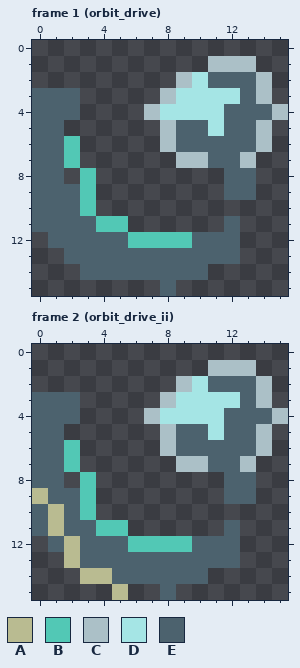
Two states of a pixel-art file, assets/source-art/power_identity_002c5/orbit_drive_icons.aseprite. The picture above was drawn from the file before the commit.
16x16 pixels, 2 frames. Shown: frame 1 (orbit_drive), frame 2 (orbit_drive_ii).
Visible layers, top first: "02 identifying action and negative space", "01 compact mechanical silhouette".
Palette (. is transparent): A #b9bb91  B #52c8b5  C #abc0c7  D #a5e5e5  E #4c626e
Pixels before, frame 1 (orbit_drive), first column x 0:
 1 ...........CCC..
 2 .........CDEEEC.
 3 EEE.....CDDDDEC.
 4 EEE....CDDDDEEEC
 5 EE......CEEDEEC.
 6 EEB.....CEEEEEC.
 7 EEB......CCEEC..
 8 EE.B........EE..
 9 EEEB........EE..
10 EEEB............
11 EEEEBB......E...
12 .EEEEEBBBBEEE...
13 ..EEEEEEEEEEE...
14 ...EEEEEEEE.....
15 ........E.......
Pixels before, frame 2 (orbit_drive_ii), first column x 0:
 1 ...........CCC..
 2 .........CDEEEC.
 3 EEE.....CDDDDEC.
 4 EEE....CDDDDEEEC
 5 EE......CEEDEEC.
 6 EEB.....CEEEEEC.
 7 EEB......CCEEC..
 8 EE.B........EE..
 9 AEEB........EE..
10 EAEB............
11 EAEEBB......E...
12 .EAEEEBBBBEEE...
13 ..AEEEEEEEEEE...
14 ...AAEEEEEE.....
15 .....A..E.......
New version:
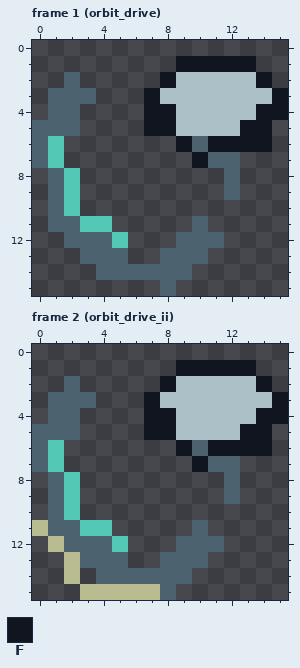
Colours new in this view: F #10151f
From old to new:
Changed rows in their new state; - is an unchanged pixel.
Frame 1 (orbit_drive), layers "02 identifying action and negative space", "01 compact mechanical silhouette":
first column x 0:
 1 ---------FFFFF--
 2 --E-----F-CCCCF-
 3 .--E---F-CCCCC-F
 4 .------FFCCCCCFF
 5 --E----FFCCCCFF-
 6 -B.-----.F-FFFF-
 7 -B.------.F--.--
 8 .-B.---------.--
 9 .-B.---------.--
10 .-B.------------
11 .--B-.----E-.---
12 -.---B...E--.---
13 --.---..---..---
14 ---.------.-----
Frame 2 (orbit_drive_ii), layers "02 identifying action and negative space", "01 compact mechanical silhouette":
first column x 0:
 1 ---------FFFFF--
 2 --E-----F-CCCCF-
 3 .--E---F-CCCCC-F
 4 .------FFCCCCCFF
 5 --E----FFCCCCFF-
 6 -B.-----.F-FFFF-
 7 -B.------.F--.--
 8 .-B.---------.--
 9 .-B.---------.--
10 .EB.------------
11 AE-B-.----E-.---
12 -AE--B...E--.---
13 ------..---..---
14 --A.E-----.-----
15 ---AA-AA--------
